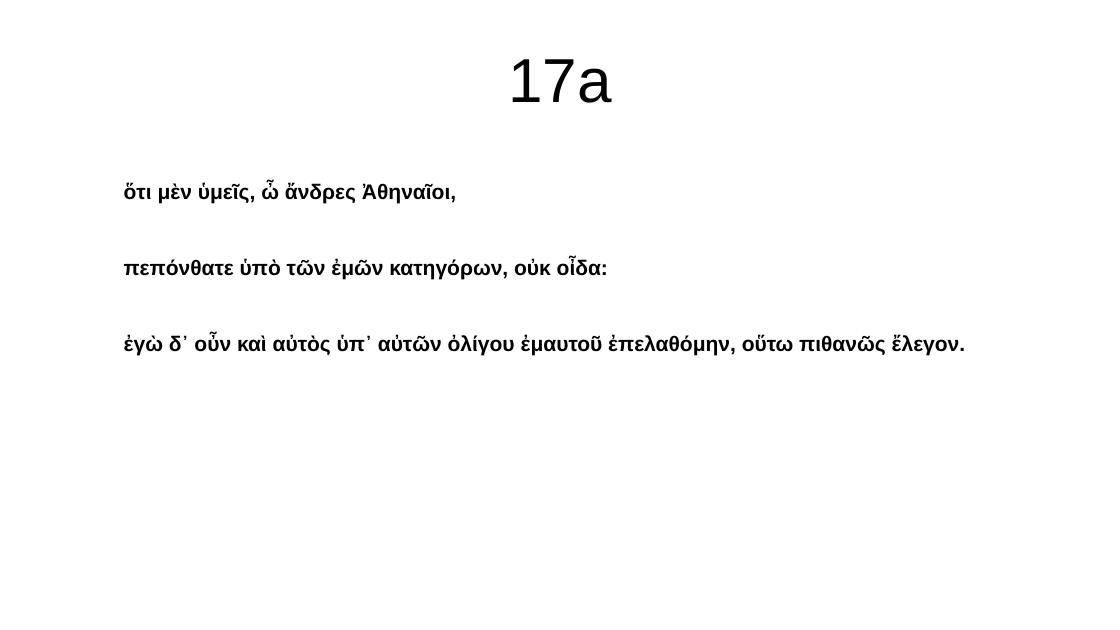
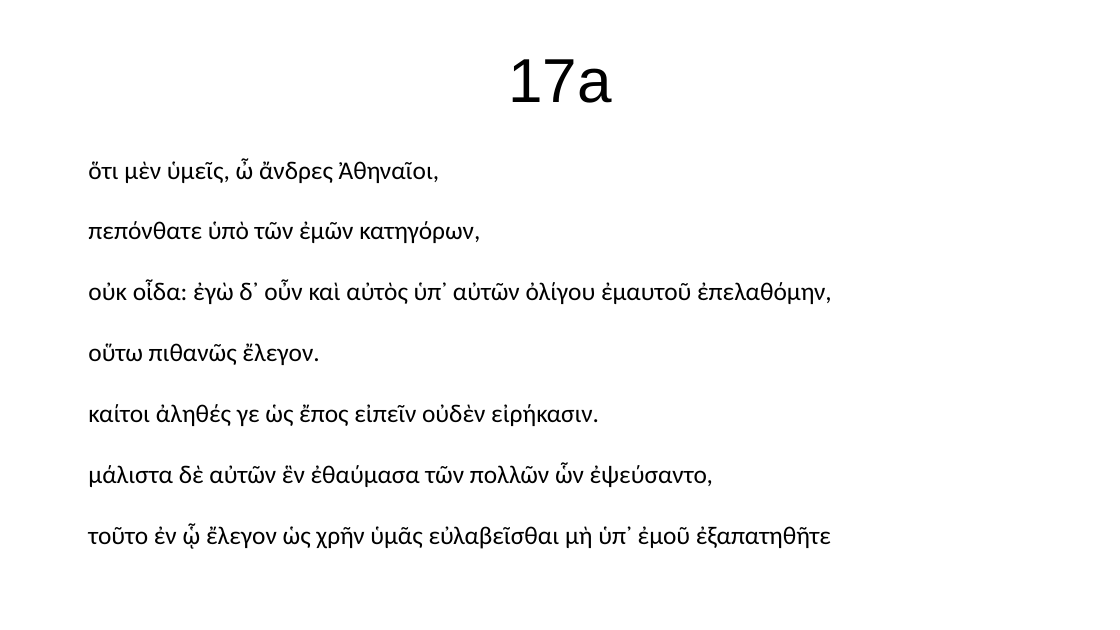
Before and after one commit to kommunikativenHandelns/Hellenike, a slide deck: slide 1 of plato_apology.odp. Drawn at 1120x630 pixels with LibreOffice and Linux fonts; fonts in the diff are those of the drawing. Boxes give left, top, right and bottom in pixels: in the first picture for what was removed or moved away, otherwise in the second. Text is boxed around its words. In the diff, an @@ line names an element or a change of style, - is before the commit and + after.

```diff
--- a/plato_apology.odp
+++ b/plato_apology.odp
@@ free "ὅτι μὲν ὑμεῖς, ὦ ἄνδρες ...": place and size @@
-free "ὅτι μὲν ὑμεῖς, ὦ ἄνδρες ..." at [124,183,966,355]
+free "ὅτι μὲν ὑμεῖς, ὦ ἄνδρες ..." at [78,148,911,555]
@@ text in free at [88,158,440,183]: size 14.9 to 18 pt, font Arial to Calibri, bold off in "ὅτι μὲν ὑμεῖς, ὦ ἄνδρες Ἀθηναῖοι," @@
@@ text in free at [88,221,832,549]: text changed; size 14.9 to 18 pt; font Arial to Calibri; bold off @@
-πεπόνθατε ὑπὸ τῶν ἐμῶν κατηγόρων, οὐκ οἶδα:
-ἐγὼ δ᾽ οὖν καὶ αὐτὸς ὑπ᾽ αὐτῶν ὀλίγου ἐμαυτοῦ ἐπελαθόμην, οὕτω πιθανῶς ἔλεγον.
+πεπόνθατε ὑπὸ τῶν ἐμῶν κατηγόρων,
+οὐκ οἶδα: ἐγὼ δ᾽ οὖν καὶ αὐτὸς ὑπ᾽ αὐτῶν ὀλίγου ἐμαυτοῦ ἐπελαθόμην,
+οὕτω πιθανῶς ἔλεγον.
+καίτοι ἀληθές γε ὡς ἔπος εἰπεῖν οὐδὲν εἰρήκασιν.
+μάλιστα δὲ αὐτῶν ἓν ἐθαύμασα τῶν πολλῶν ὧν ἐψεύσαντο,
+τοῦτο ἐν ᾧ ἔλεγον ὡς χρῆν ὑμᾶς εὐλαβεῖσθαι μὴ ὑπ᾽ ἐμοῦ ἐξαπατηθῆτε
```
Also in this commit, not shown: 8 slides added, 1 other file.
